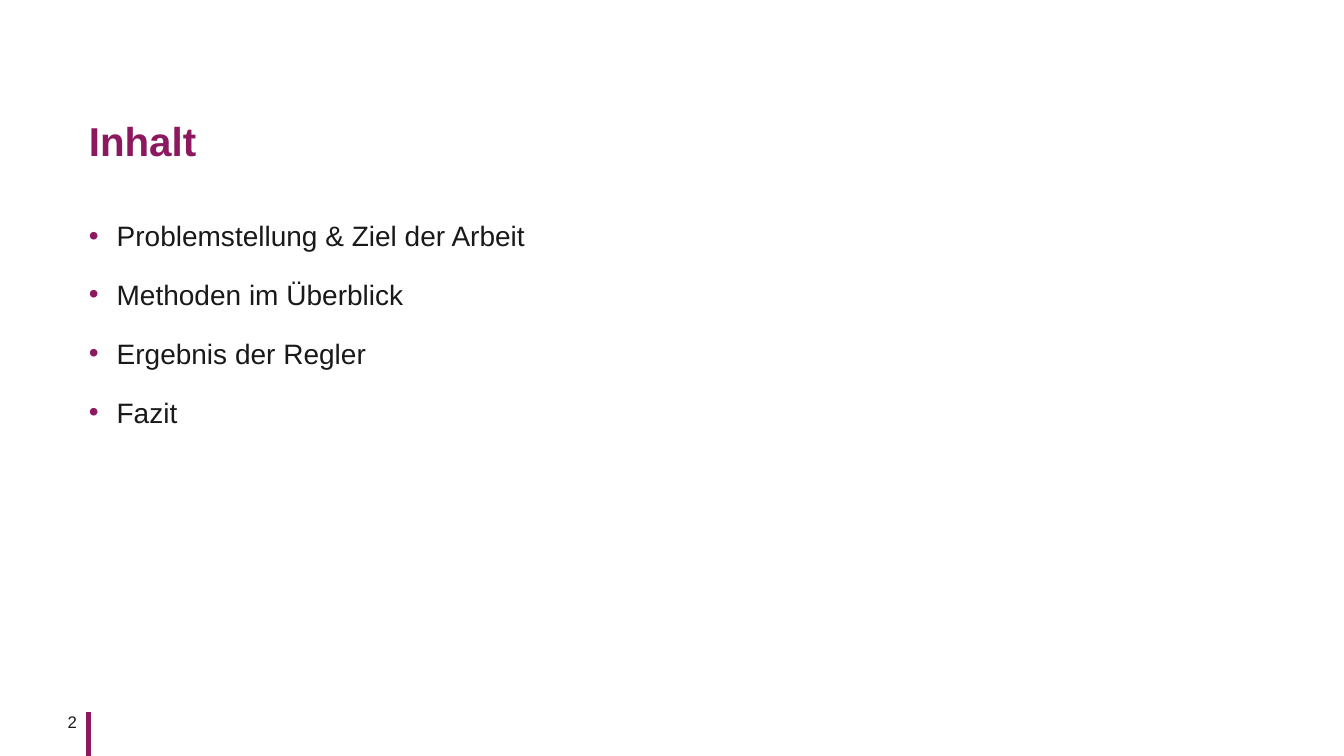
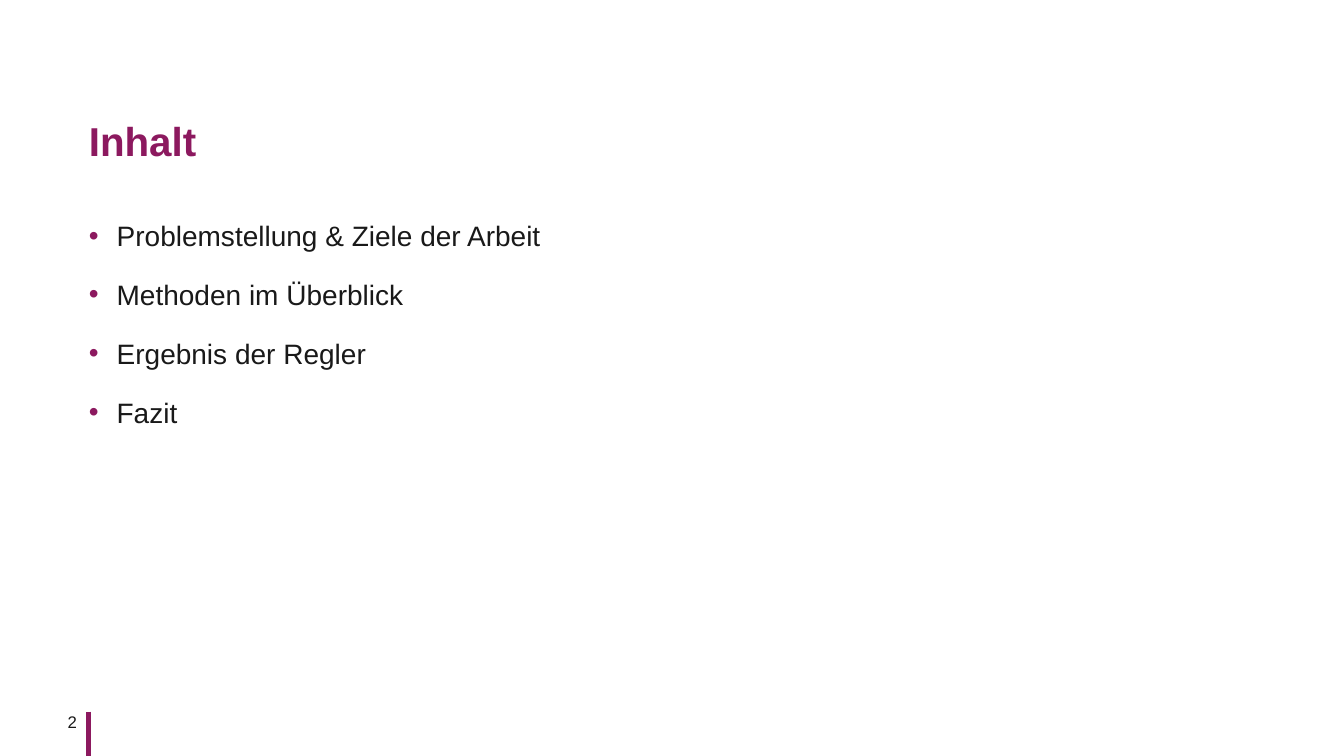
Before and after one commit to KROIA/Automatische_Reglersynthese, a slide deck: slide 2 of Präsentation/Präsentation.pptx. Drawn at 1344x756 pixels with LibreOffice and Linux fonts; fonts in the diff are those of the drawing; background and template pictures are left out. Boxes give left, top, right and bottom in pixels: in the first picture for what was removed or moved away, otherwise in the second. Text is boxed around its words. In the diff, an @@ line names an element or a change of style, - is before the commit and + after.

```diff
--- a/Präsentation/Präsentation.pptx
+++ b/Präsentation/Präsentation.pptx
@@ text at (117,225,540,251): text changed @@
-• Problemstellung & Ziel der Arbeit
+• Problemstellung & Ziele der Arbeit
```
Also in this commit, not shown: 4 other slides changed, 1 slide added.
